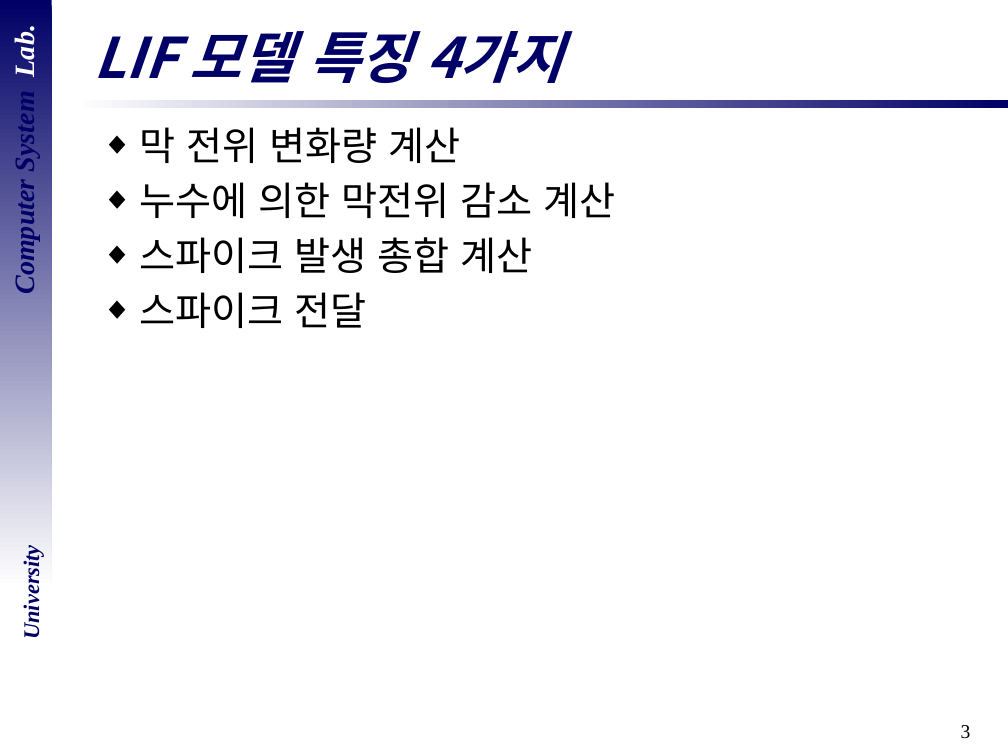
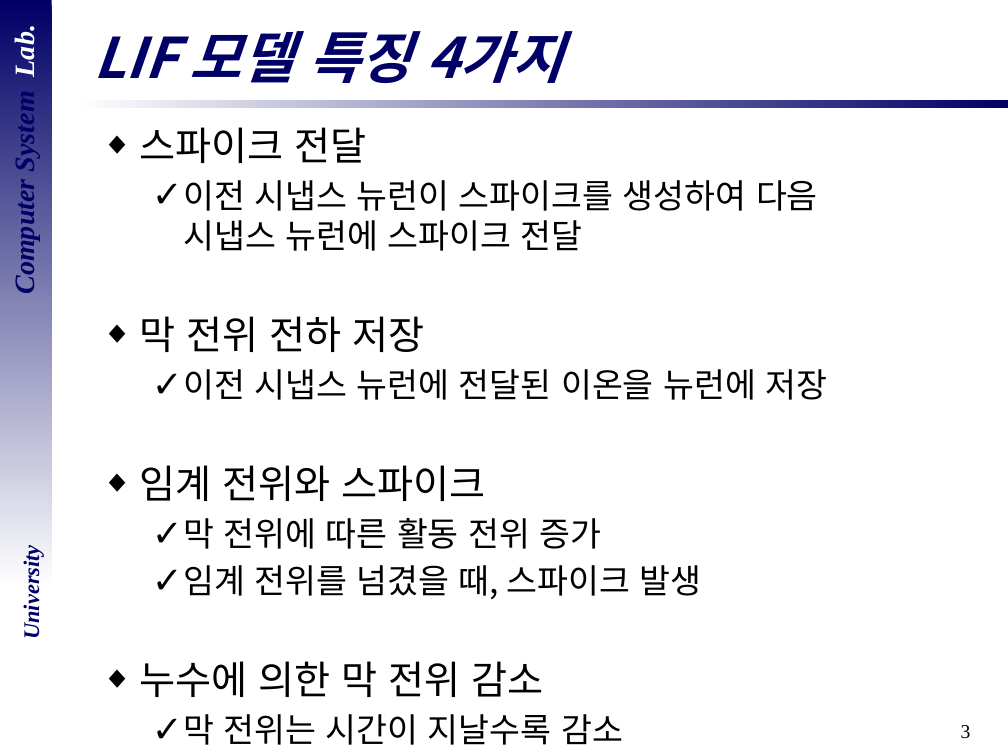
Before and after one commit to DevelopLee20/SNN, a slide deck: slide 3 of cs semina/졸업 논문 심사.pptx. Drawn at 1008x756 pixels with LibreOffice and Linux fonts; fonts in the diff are those of the drawing; background and template pictures are left out. Boxes give left, top, right and bottom in pixels: in the first picture for what was removed or moved away, otherwise in the second. Text is boxed around its words. In the diff, an @@ line names an element or a change of style, - is before the commit and + after.

```diff
--- a/cs semina/졸업 논문 심사.pptx
+++ b/cs semina/졸업 논문 심사.pptx
@@ text at box(139, 127, 615, 273): paragraphs removed @@
-◆ 막 전위 변화량 계산
-◆ 누수에 의한 막전위 감소 계산
-◆ 스파이크 발생 총합 계산
@@ text at box(139, 180, 827, 745): paragraphs added @@
+  ✓ 이전 시냅스 뉴런이 스파이크를 생성하여 다음
+    시냅스 뉴런에 스파이크 전달
+◆ 막 전위 전하 저장
+  ✓ 이전 시냅스 뉴런에 전달된 이온을 뉴런에 저장
+◆ 임계 전위와 스파이크
+  ✓ 막 전위에 따른 활동 전위 증가
+  ✓ 임계 전위를 넘겼을 때, 스파이크 발생
+◆ 누수에 의한 막 전위 감소
+  ✓ 막 전위는 시간이 지날수록 감소
```
Also in this commit, not shown: 10 other slides changed.
